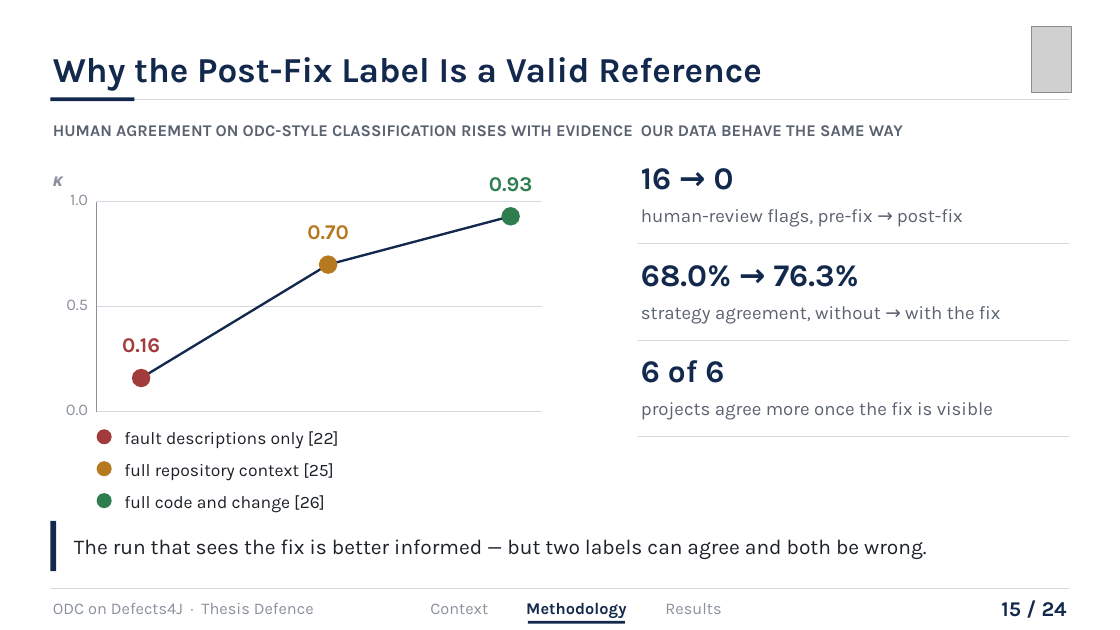
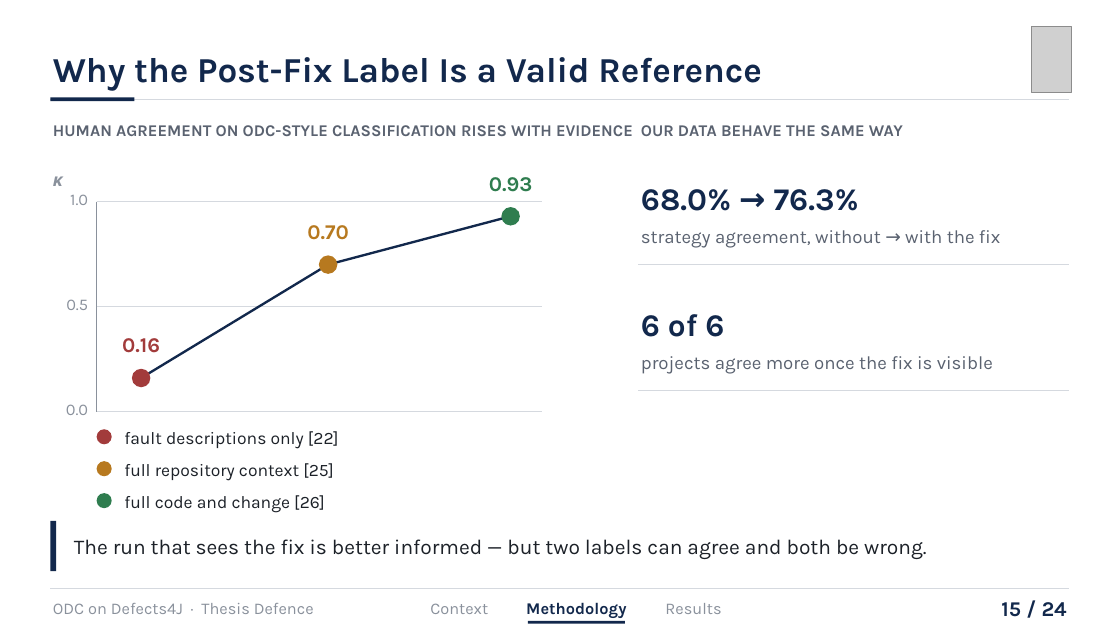
Before and after one commit to hasin023/d4j_odc_implementation, a slide deck: slide 15 of iut_submissions/presentation/Defence/SWE_Orthogonal Defect Classification on Defects4J Using an LLM-Driven Scientific Approach_presentation.pptx. Drawn at 1120x630 pixels with LibreOffice and Linux fonts; fonts in the diff are those of the drawing; grey boxes stand for pictures. Boxes give left, top, right and bottom in pixels: in the first picture for what was removed or moved away, otherwise in the second. Text is boxed around its words. In the diff, an @@ line names an element or a change of style, - is before the commit and + after.

```diff
--- a/iut_submissions/presentation/Defence/SWE_Orthogonal Defect Classification on Defects4J Using an LLM-Driven Scientific Approach_presentation.pptx
+++ b/iut_submissions/presentation/Defence/SWE_Orthogonal Defect Classification on Defects4J Using an LLM-Driven Scientific Approach_presentation.pptx
@@ text "68.0% → 76.3%": place and size @@
-text "68.0% → 76.3%" at (641,265,859,287)
+text "68.0% → 76.3%" at (641,189,859,211)
@@ text removed at (641,168,734,190) @@
-16 → 0
@@ text removed at (641,209,963,227) @@
-human-review flags, pre-fix → post-fix
@@ text "strategy agreement, without → with ...": place and size @@
-text "strategy agreement, without → with ..." at (641,306,1000,324)
+text "strategy agreement, without → with ..." at (641,230,1000,248)
@@ line moved from (639, 244) - (1070, 244) to (639, 265) - (1070, 265) @@
@@ text "6 of 6": place and size @@
-text "6 of 6" at (641,360,724,383)
+text "6 of 6" at (641,314,724,337)
@@ text "projects agree more once the ...": place and size @@
-text "projects agree more once the ..." at (641,402,993,420)
+text "projects agree more once the ..." at (641,356,993,374)
@@ line moved from (639, 340) - (1070, 340) to (639, 391) - (1070, 391) @@
@@ line removed from (639, 437) to (1070, 437) @@
```
Also in this commit, not shown: 7 other slides changed, 3 other files.
